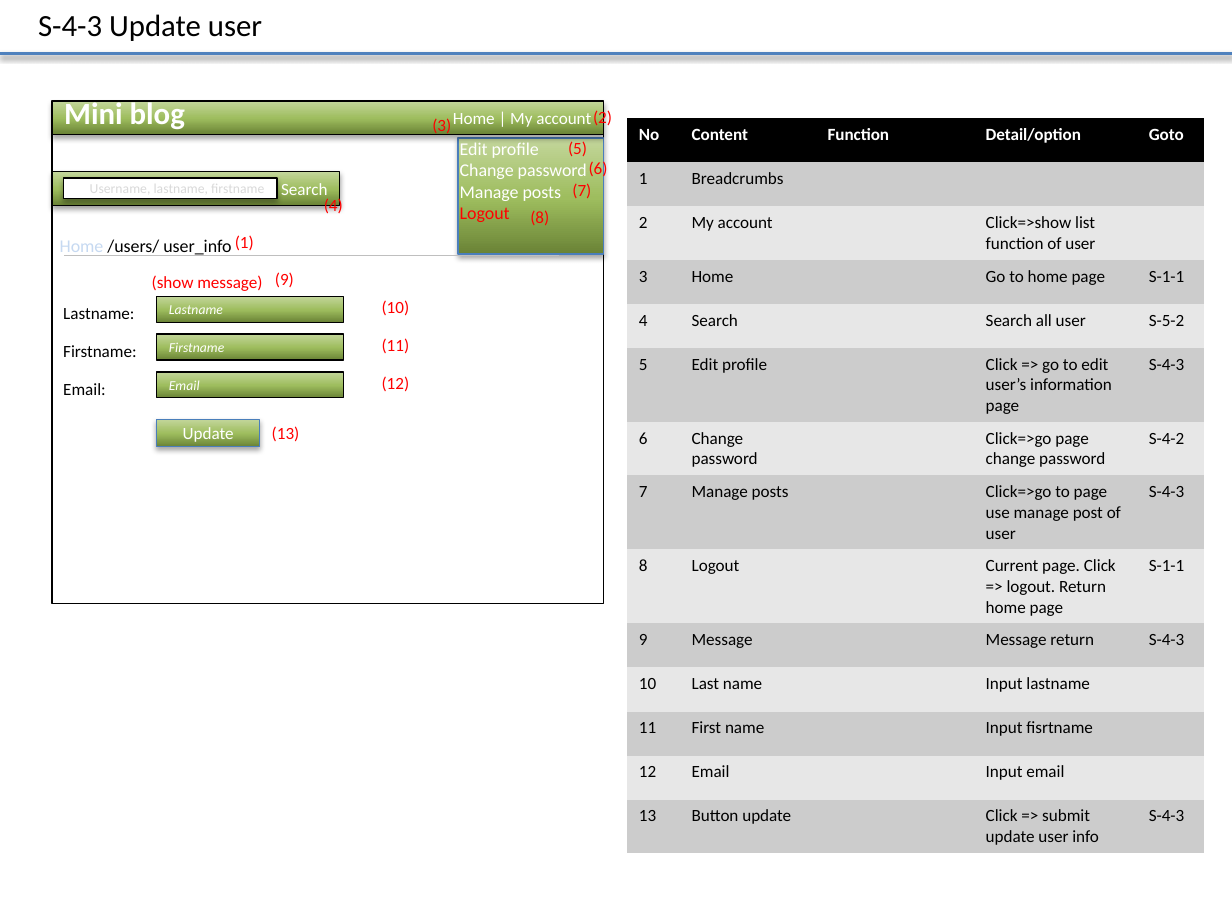
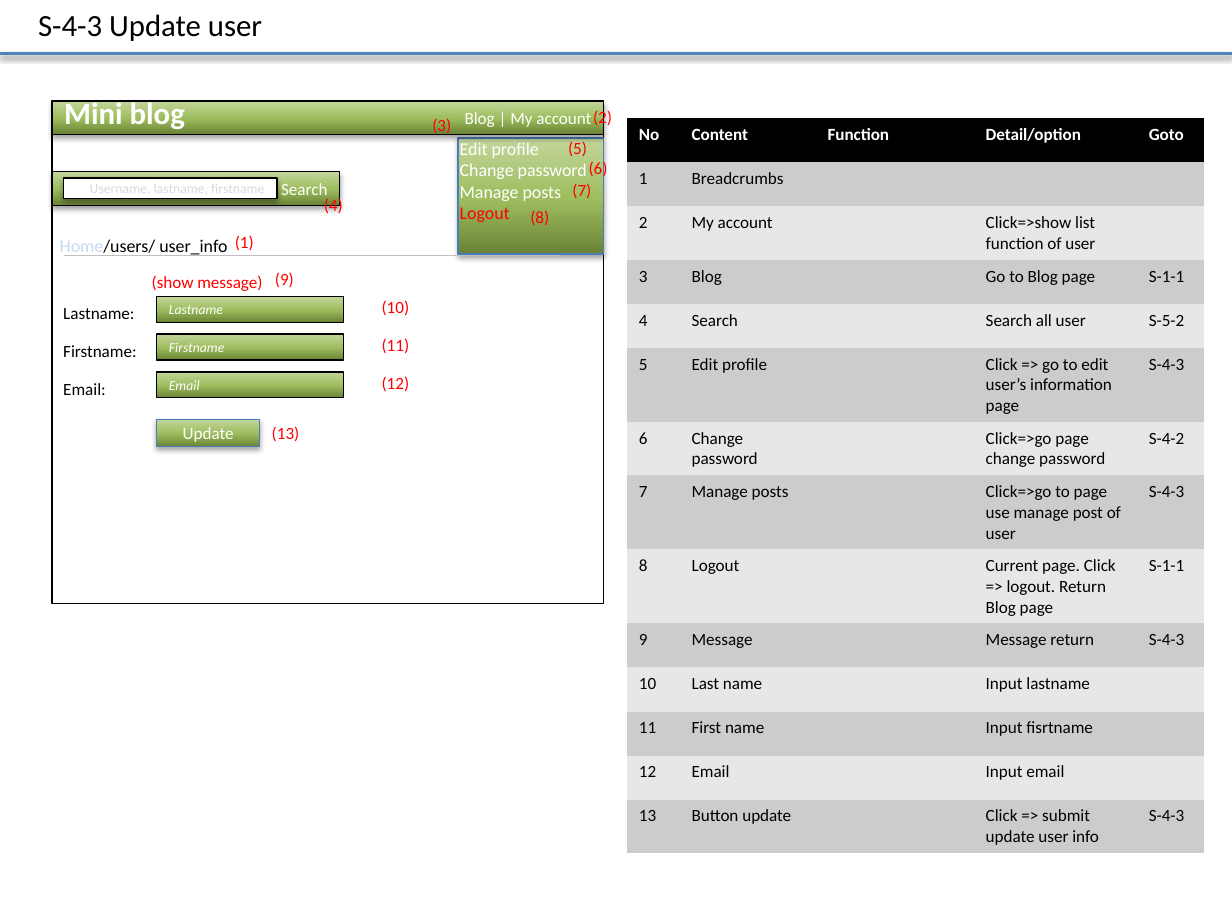
Before and after one commit to Mulodo-PHP-Training/miniblog-lam.vy, a slide deck: slide 7 of doc/frontend/wireframe/TRN-MiniBlog_WireframeDesign_LAMVY.pptx. Drawn at 1232x924 pixels with LibreOffice and Linux fonts; fonts in the diff are those of the drawing. Boxes give left, top, right and bottom in pixels: in the first picture for what was removed or moved away, otherwise in the second. Text is boxed around its words. In the diff, an @@ line names an element or a change of style, - is before the commit and + after.

Commit message:
update wireframe design manage post, create, edit, delete, get list user's post

```diff
--- a/doc/frontend/wireframe/TRN-MiniBlog_WireframeDesign_LAMVY.pptx
+++ b/doc/frontend/wireframe/TRN-MiniBlog_WireframeDesign_LAMVY.pptx
@@ text in rectangle at (465,112,591,129): text changed @@
-Home | My account
+Blog | My account
@@ table at (627,118,1204,853) @@
-row 4, column 2: Home
+row 4, column 2: Blog
-row 4, column 4: Go to home page
+row 4, column 4: Go to Blog page
-row 9, column 4: Current page. Click => logout. Return home page
+row 9, column 4: Current page. Click => logout. Return Blog page
@@ text at (60,239,227,256): spaces changed @@
-Home /users/ user_info
+Home/users/ user_info
```
Also in this commit, not shown: 7 other slides changed, 6 slides added.
